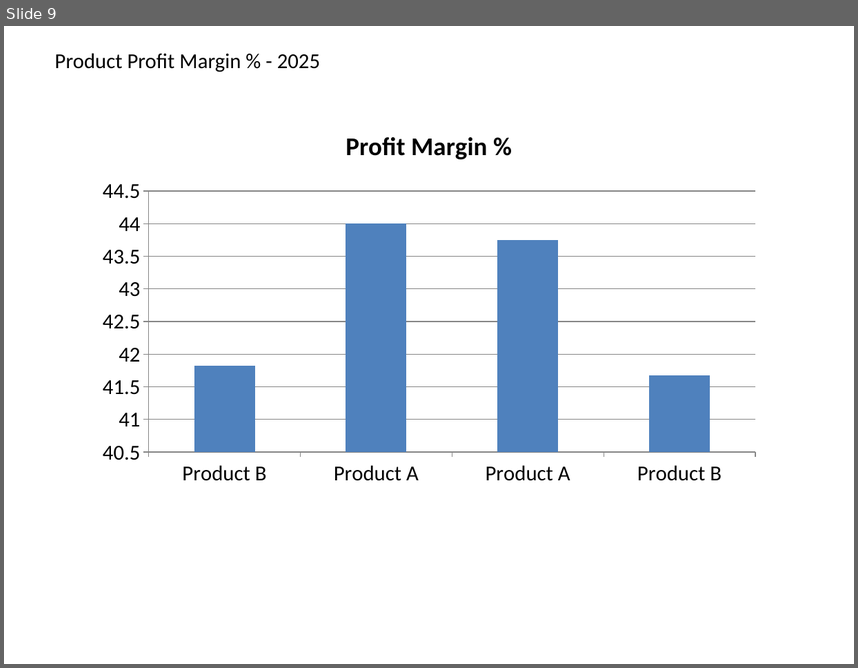
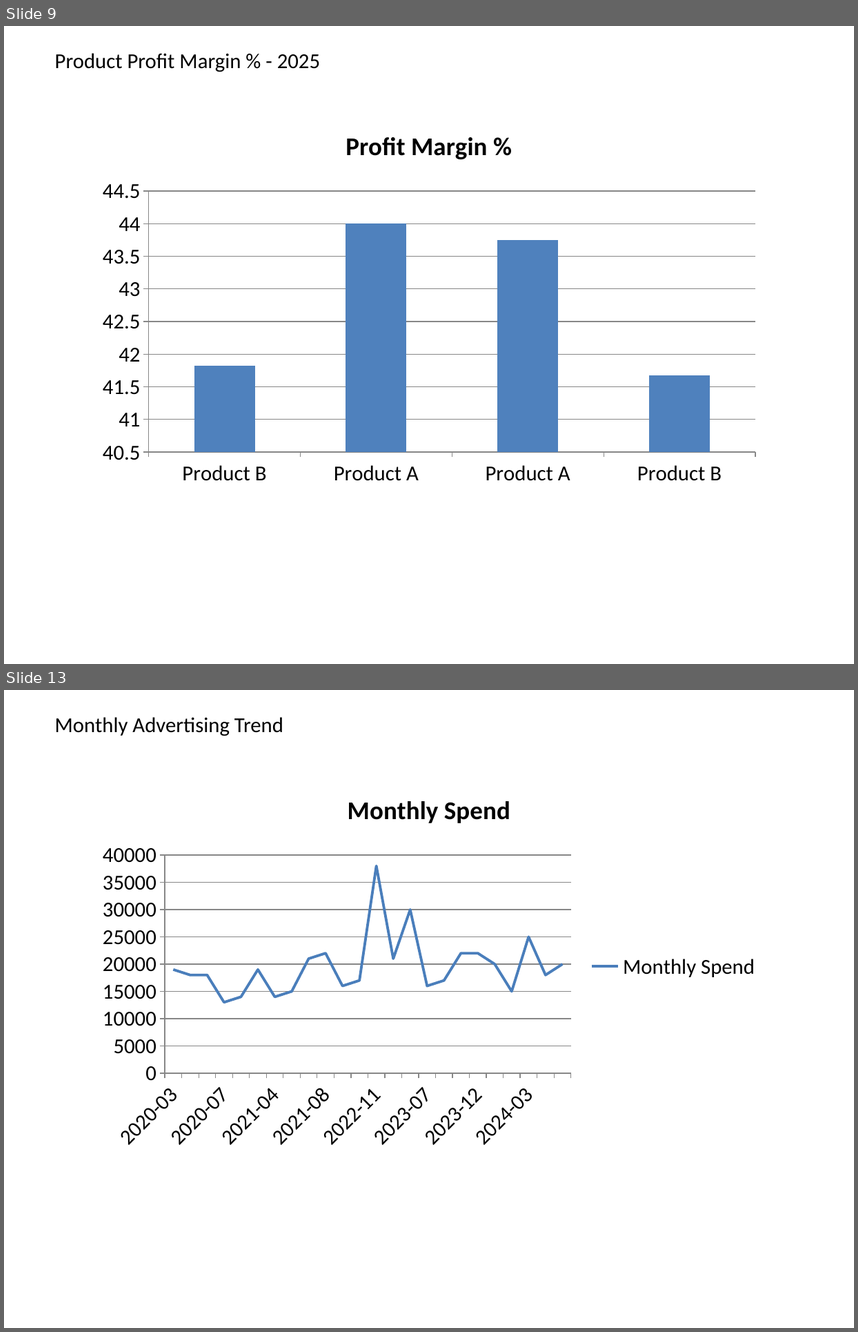
Before and after one commit to 2001Denvor/FinanaceAIUseCase, a slide deck: Auto_Financial_Pack_2025.pptx. Shown one above the other, each under a label of ours: slide 9 before the commit, slides 9 and 13 after it; the slides between them are not shown. The pictures are 858x668 and 858x1332 pixels, drawn with LibreOffice and Linux fonts; fonts in the diff are those of the drawing. Boxes give left, top, right and bottom in pixels: in the first picture for what was removed or moved away, otherwise in the second. Text is boxed around its words. In the diff, an @@ line names an element or a change of style, - is before the commit and + after.

```diff
--- a/Auto_Financial_Pack_2025.pptx
+++ b/Auto_Financial_Pack_2025.pptx
@@ slide 13 added at [4,690,854,1328], background #FFFFFF @@
@@ text added at [55,717,283,736], 18 pt, text #000000 @@
+Monthly Advertising Trend
@@ line chart added at [89,775,769,1158] @@
+title "Monthly Spend"
+categories: 2020-03, 2020-05, 2020-06, 2020-07, 2020-09, 2021-03, 2021-04, 2021-05, 2021-06, 2021-08, 2022-09, 2022-10, 2022-11, 2022-12, 2023-06, 2023-07, 2023-08, 2023-11, 2023-12, 2024-01, 2024-02, 2024-03, 2024-04, 2024-05
+Monthly Spend: 19000, 18000, 18000, 13000, 14000, 19000, 14000, 15000, 21000, 22000, 16000, 17000, 38000, 21000, 30000, 16000, 17000, 22000, 22000, 20000, 15000, 25000, 18000, 20000
```
Also in this commit, not shown: 1 slide changed, 22 other slides added, 27 other files.
